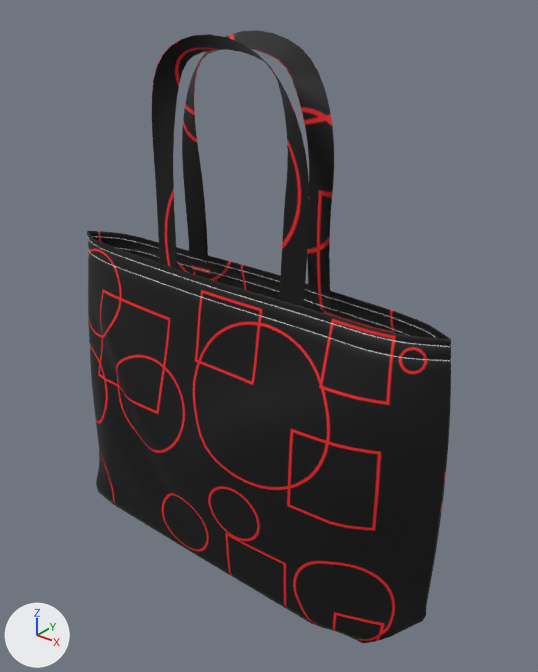
The glTF model public/models/5821.glb as it was, and as the next commit left it.
Both versions are drawn from a 50 mm camera at (0.532, -0.609, 0.508) aimed at (0.031, 0.017, 0.119). The axes (+X, +Y, +Z) are drawn at lower left. The lights are the same throughout. The older version comes first. Where no turn or scale is listed for an object, it has been applied to the vertices.

Before the edit, the objects in view are built like this:
```python
mat_6835 = principled_material('6835')
mat_6835.texture = img_bag_609512
me_网格_048 = bpy.data.meshes.new('网格.048')
me_网格_048.from_pydata(...)  # 7491 vertices, 14881 faces; spans x -0.285..0.275, y -0.08..0.08, z -0.32..0.331
me_网格_048.materials.append(mat_6835)  # picture img_bag_609512
me_网格_049 = bpy.data.meshes.new('网格.049')
me_网格_049.from_pydata(...)  # 15960 vertices, 29260 faces; spans x -0.275..0.265, y -0.036..0.037, z -0.008..0.008
me_网格_049.materials.append(mat_材质_003)  # white #e7e7e7
ob_缝纫线 = bpy.data.objects.new('缝纫线', me_网格_049)
ob_缝纫线.location = (0.005, -0.001, 0.179)
ob_贴图 = bpy.data.objects.new('贴图', me_网格_048)
ob_贴图.location = (0.005, -0.001, 0.124)
```
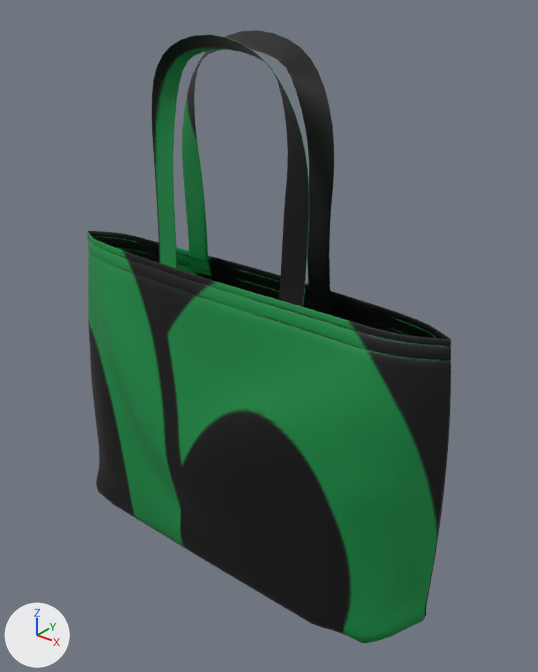
Edits to the bpy script that builds the scene:
```text
Add img_ap_watermark:
    img_ap_watermark = load_image('AP_Watermark', '_unpacked/AP_Watermark', 300, 222, 'sRGB')
Change mat_6835:
    mat_6835.texture: img_bag_609512 -> img_ap_watermark
```

Where the change shows, as pixel boxes [x1, y1, x2, y2] in the pictures (538 x 672 px):
'贴图', surface changed (black to green)
    both: [87, 32, 451, 643]
